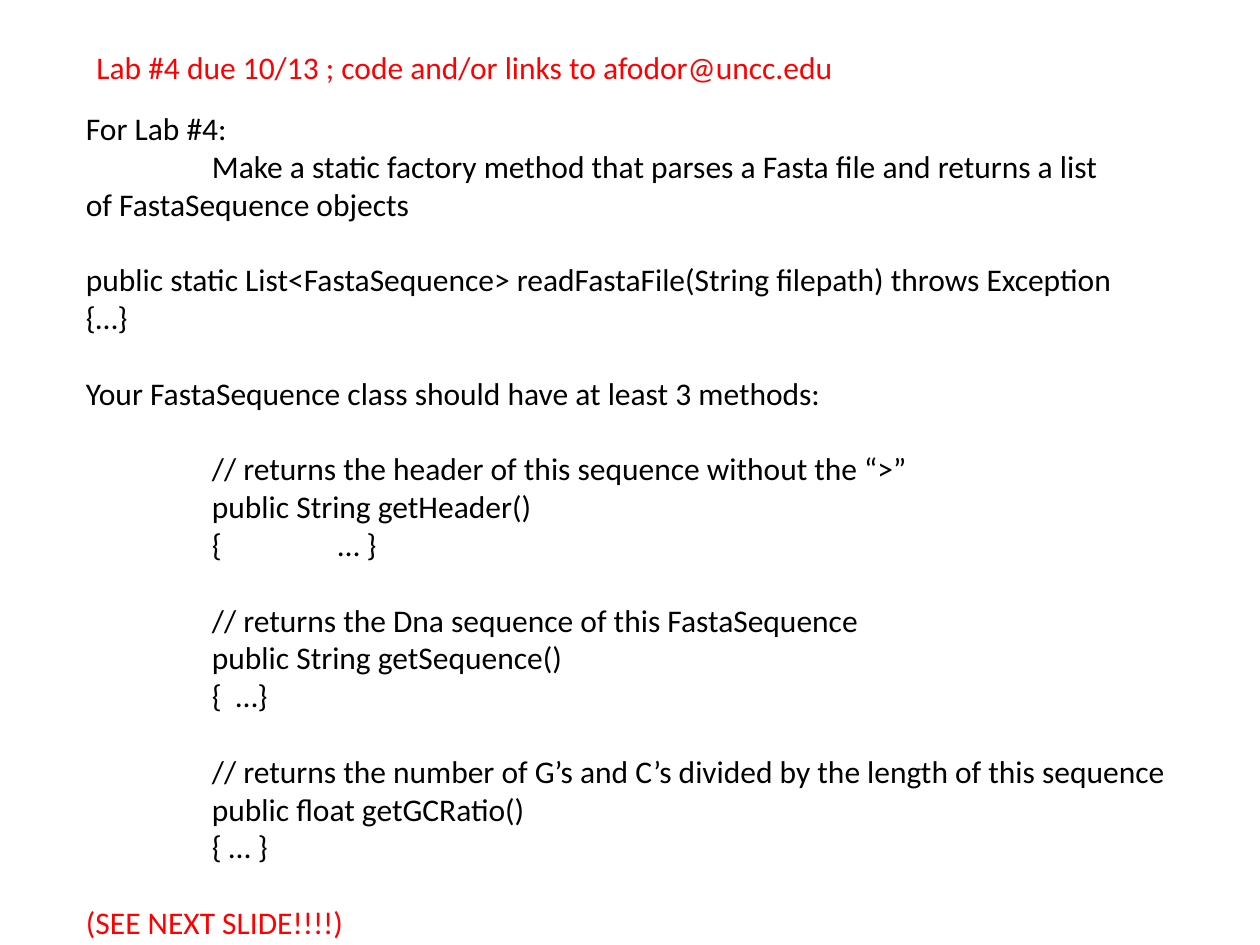
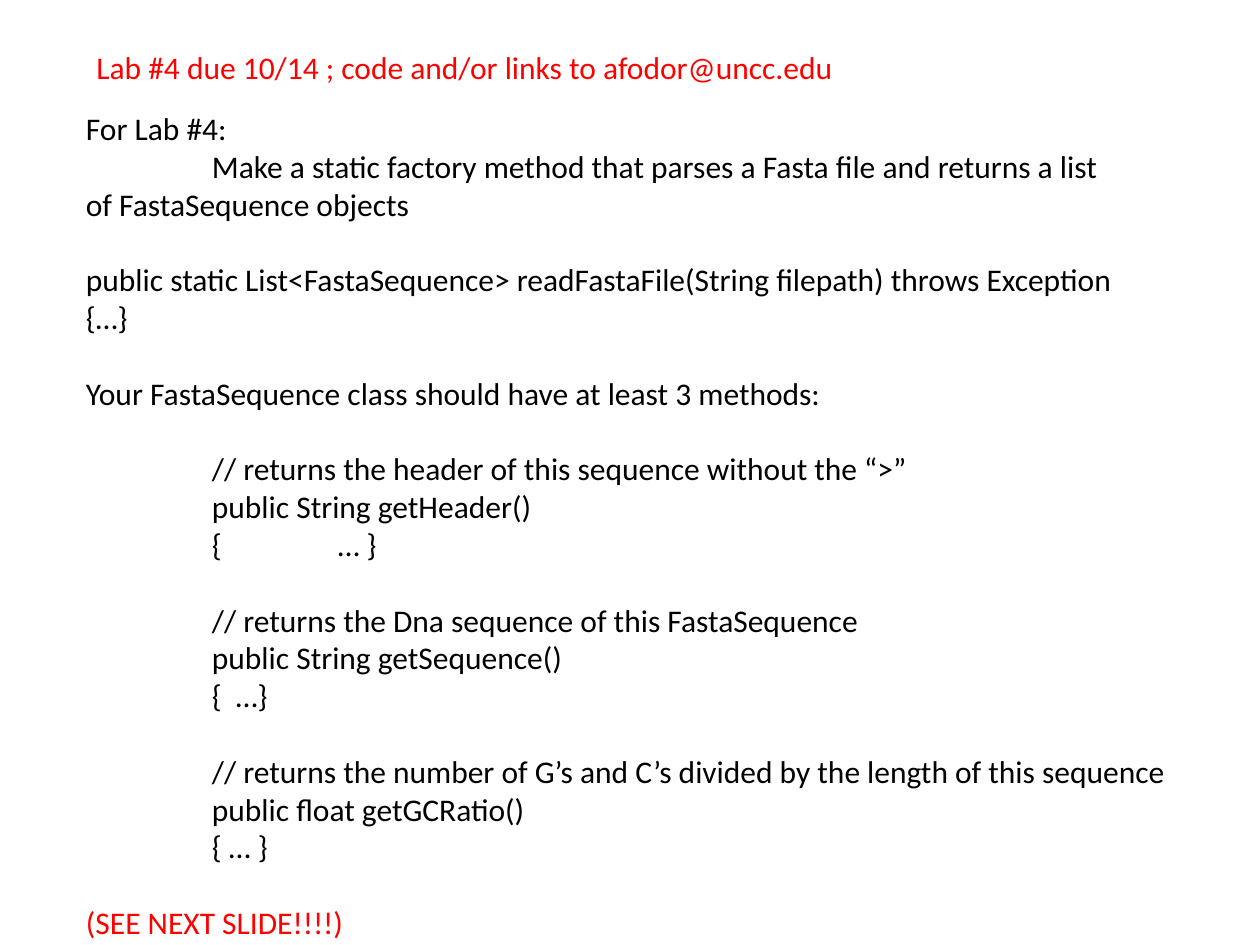
Before and after one commit to fodorclasses/fodorclasses.github.io, a slide deck: slide 1 of classes/prog2020/Lab04.pptx. Drawn at 1260x945 pixels with LibreOffice and Linux fonts; fonts in the diff are those of the drawing. Boxes give left, top, right and bottom in pixels: in the first picture for what was removed or moved away, otherwise in the second. Text is boxed around its words. In the diff, an @@ line names an element or a change of style, - is before the commit and + after.

Commit message:
fix due date

```diff
--- a/classes/prog2020/Lab04.pptx
+++ b/classes/prog2020/Lab04.pptx
@@ text at [96,57,832,83]: text changed @@
-Lab #4 due 10/13 ; code and/or links to afodor@uncc.edu
+Lab #4 due 10/14 ; code and/or links to afodor@uncc.edu
```
